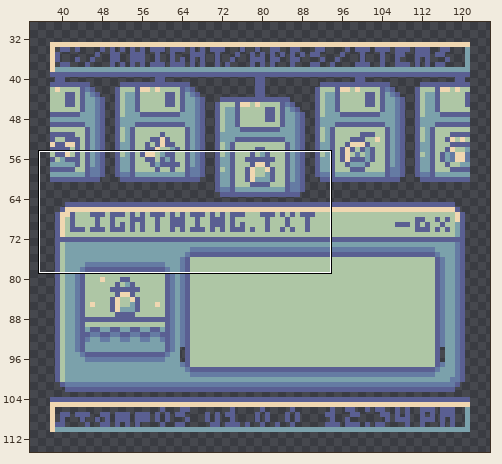
Two states of a sprite sheet, TowerOfDreams/sprites/sDreamBoyMockupItems/layers/0adb4339-ee7b-4bd8-bb01-ae31287a5541/88c2ac7e-055b-4ad1-895d-01ce34271299.png. The picture above shows the old version from afar; the outline marks the close-up.
Close-up. Old version:
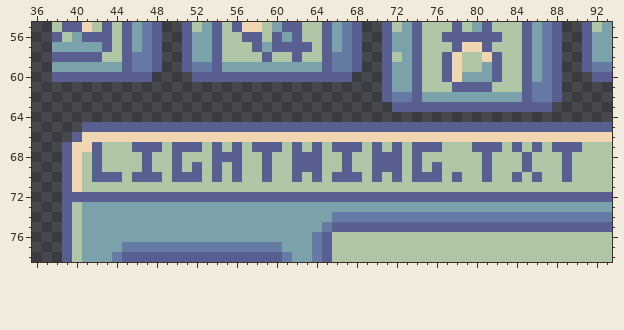
The file is 160x144 pixels. Shown: x 36..93, y 55..78. The wide view leaves out empty margins.
After the commit:
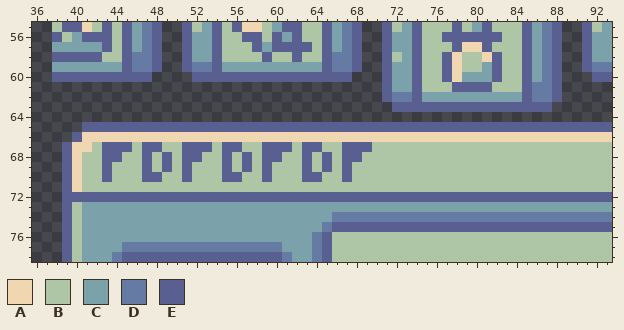
Palette (. is transparent): A #f0d7b1  B #aec6a5  C #7ba1ab  D #657ba3  E #5a5f92
Changes in this commit:
@@ x 36..93 @@
 66 ....EAAAAAAAAAAAAAAAAAAAAAAAAAAAAAAAAAAAAAAAAAAAAAAAAAAAAA
-67 ...EAAEBBBEEEBEEEBEBEBEEEBEBEBEEEBEBEBEEEBBBEEEBEBEBEEEBBB
-68 ...EABEBBBBEBBEBBBEEEBBEBBEEEBBEBBEEEBEBBBBBBEBBBEBBBEBBBB
-69 ...EABEBBBBEBBEBEBEBEBBEBBEEEBBEBBEEEBEBEBBBBEBBBEBBBEBBBB
-70 ...EABEEEBEEEBEEEBEBEBBEBBEBEBEEEBEBEBEEEBEBBEBBEBEBBEBBBB
+67 ...EAABEEEBEEBBEEEBEEBBEEEBEEBBEEEBBBBBBBBBBBBBBBBBBBBBBBB
+68 ...EABBEEBBEBEBEEBBEBEBEEBBEBEBEEBBBBBBBBBBBBBBBBBBBBBBBBB
+69 ...EABBEBBBEBEBEBBBEBEBEBBBEBEBEBBBBBBBBBBBBBBBBBBBBBBBBBB
+70 ...EABBEBBBEEBBEBBBEEBBEBBBEEBBEBBBBBBBBBBBBBBBBBBBBBBBBBB
 71 ...EABBBBBBBBBBBBBBBBBBBBBBBBBBBBBBBBBBBBBBBBBBBBBBBBBBBBB
